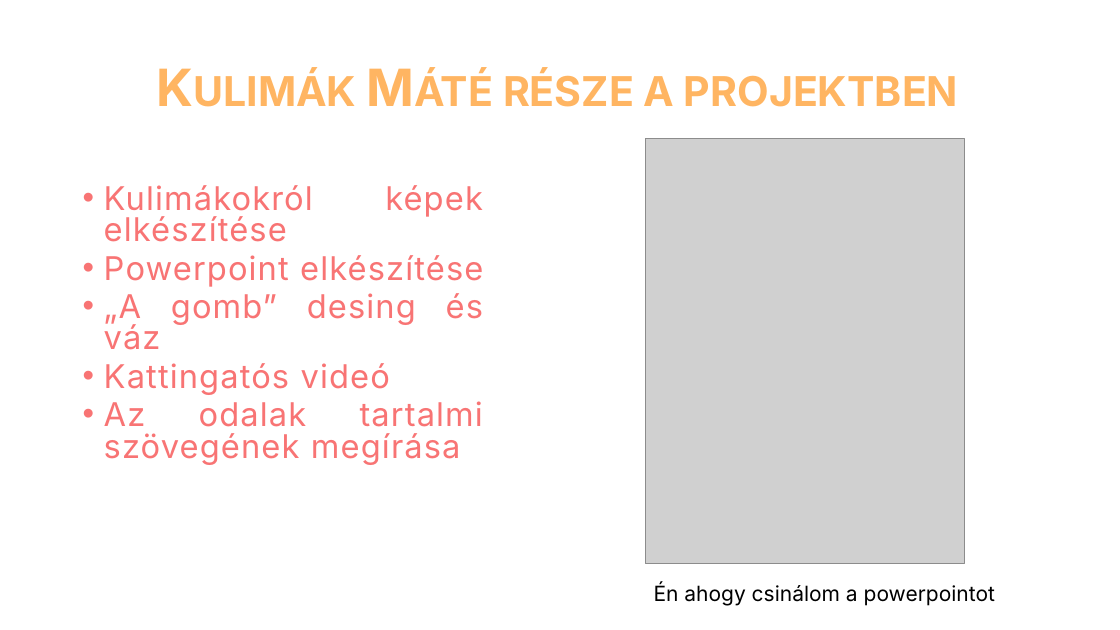
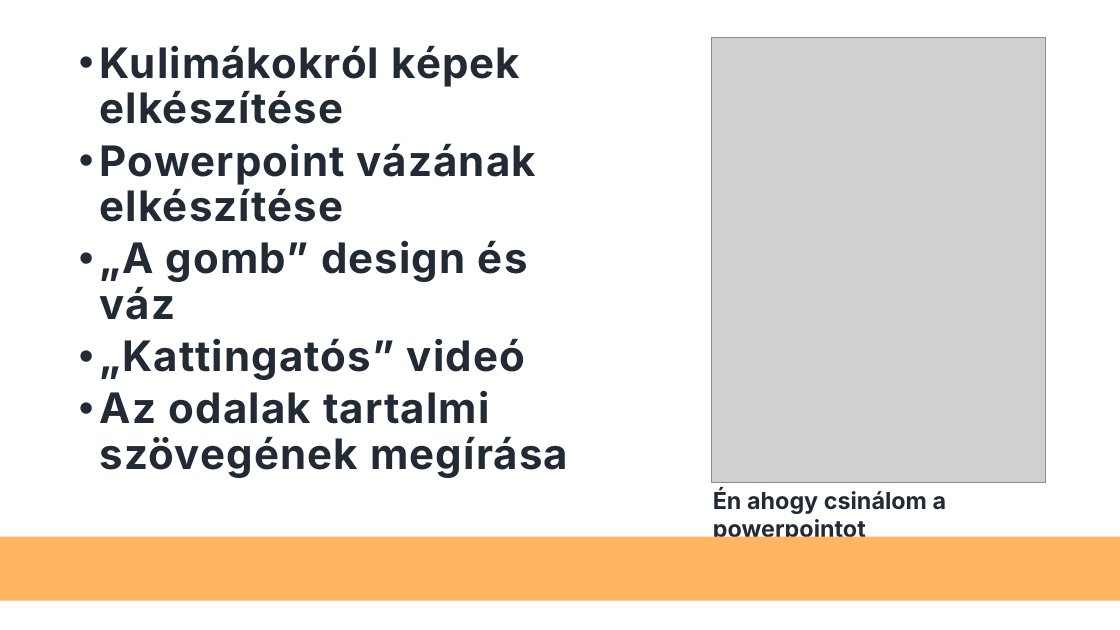
Before and after one commit to dzsofri/kulimuli.com, a slide deck: slide 21 of ikt projektfeladat.pptx (slide 16 before the commit). Drawn at 1120x630 pixels with LibreOffice and Linux fonts; fonts in the diff are those of the drawing; grey boxes stand for pictures. Boxes give left, top, right and bottom in pixels: in the first picture for what was removed or moved away, otherwise in the second. Text is boxed around its words. In the diff, an @@ line names an element or a change of style, - is before the commit and + after.

```diff
--- a/ikt projektfeladat.pptx
+++ b/ikt projektfeladat.pptx
@@ text "Kulimákokról képek elkészítése" moved from (x1=104, y1=185, x2=483, y2=465) to (x1=100, y1=45, x2=568, y2=478) @@
@@ text at (x1=100, y1=45, x2=568, y2=478): size 28 to 36 pt, text colour #F87474 to #222A35, bold on in "Kulimákokról képek elkészítése", "Az odalak tartalmi szövegének megírása"; alignment justified to left; line spacing 0.8 to 0.9 @@
@@ picture resized from (x1=645, y1=139, x2=965, y2=564) to (x1=712, y1=38, x2=1045, y2=482) @@
@@ title removed at (x1=503, y1=72, x2=958, y2=107) @@
-Kulimák Máté része a projektben
@@ text at (x1=100, y1=143, x2=536, y2=380): text changed; size 28 to 36 pt; text colour #F87474 to #222A35; bold on @@
-• Powerpoint elkészítése
-• „A gomb” desing és váz
-• Kattingatós videó
+• Powerpoint vázának elkészítése
+• „A gomb” design és váz
+• „Kattingatós” videó
@@ text "Én ahogy csinálom a powerpointot" moved from (x1=654, y1=583, x2=995, y2=606) to (x1=713, y1=489, x2=947, y2=543) @@
@@ text "Én ahogy csinálom a powerpointot" at (x1=713, y1=489, x2=947, y2=543): size 18 to 20 pt, text colour #000000 to #222A35, bold on @@
@@ rectangle added at (x1=0, y1=537, x2=1120, y2=601), fill #FFB562 @@
```
Also in this commit, not shown: 11 other slides changed, 6 slides added.
